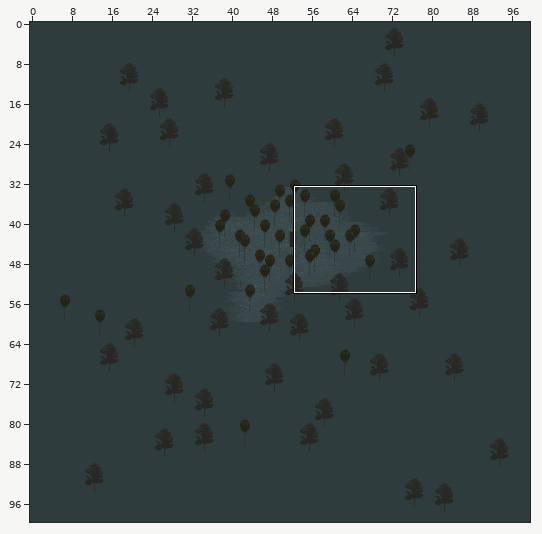
Tiled map -- src/regions/allorova.tmx. The picture above shows the old version from afar; the outline marks the close-up.
Close-up. First the earlier version:
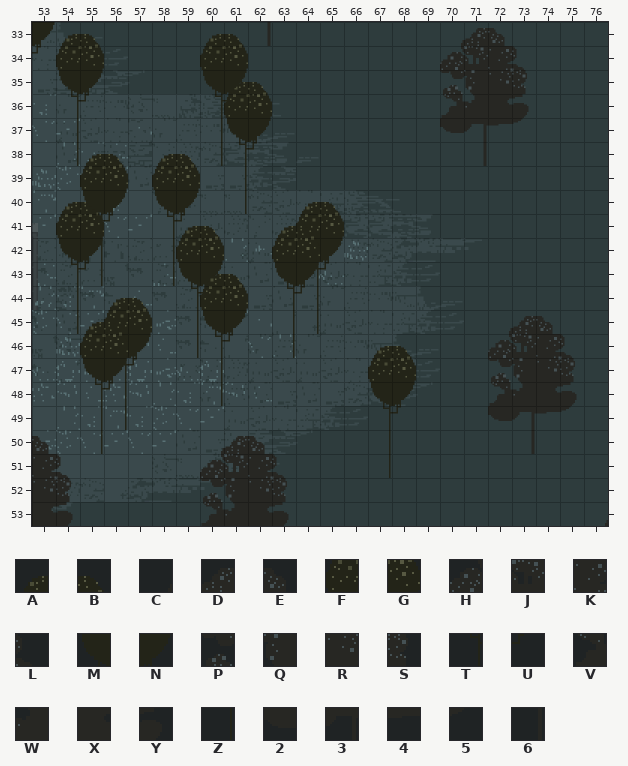
Cells are 32x32 px. Shown: x 53..76, y 33..53. The commit also changed other parts of the map, which this record leaves out.
Key: from "World": A 15, B 16, C 17, D 18, E 19, F 75, G 76, H 77, J 78, K 79, L 80, M 135, N 136, P 137, Q 138, R 139, S 140, T 195, U 196, V 197, W 198, X 199, Y 200, Z 255, 2 257, 3 258, 4 259, 5 260, 6 318.
_ is an empty cell.
Layers that did not change in this view are not listed.
Layer "Trees" before, first column x 53:
33 NAB_____________________
34 UFG_____________________
35 _MN_____AB______________
36 _TU_____FG______________
37 _Z______MN______________
38 _Z___AB_TU______________
39 _____FG_Z_______________
40 _AB__MN_Z__AB___________
41 _FG__TU____FG___________
42 _MN__Z_____MN___________
43 _TU__Z_____TU___________
44 _Z_AB______Z____________
45 _Z_FG______Z____________
46 ___MN___________________
47 ___TU___________________
48 ___Z____________________
49 ___Z____________________
50 ________________________
51 ________________________
Layer "Trees Nearer" before, first column x 56:
37 __________________
38 __________________
39 __________________
40 __________________
41 ___AB__AB_________
42 ___FG__FG_________
43 ___MN__MN_________
44 ___TU__TU_________
45 ___Z___Z__________
46 ___Z___Z___AB_____
47 ___________FG_____
48 ___________MN_____
49 ___________TU_____
50 ___________Z______
51 ___________Z______
52 __________________
53 __________________
Layer "Trees Farther" before, first column x 53:
33 _______AB_____
34 _______FG_____
35 _______MN_____
36 _______TU_____
37 _______Z______
38 __AB___Z______
39 __FG__________
40 __MN__________
41 __TU__________
42 __Z___________
43 __Z____AB_____
44 _______FG_____
45 __AB___MN_____
46 __FG___TU_____
47 __MN___Z______
48 __TU___Z______
49 __Z___________
50 __Z___________
51 ______________
52 ______________
Layer "Outer Trees" before, first column x 53:
33 _________6_______CDE____
34 _________________HJKL___
35 _________________PQRS___
36 _________________VWXY___
37 _________________2345___
38 __________________6_____
39 ________________________
40 ________________________
41 ________________________
42 ________________________
43 ________________________
44 ________________________
45 ___________________CDE__
46 ___________________HJKL_
47 ___________________PQRS_
48 ___________________VWXY_
49 ___________________2345_
50 E______CDE__________6___
51 KL_____HJKL_____________
52 RS_____PQRS_____________
53 XY_____VWXY____________C
And afterwards:
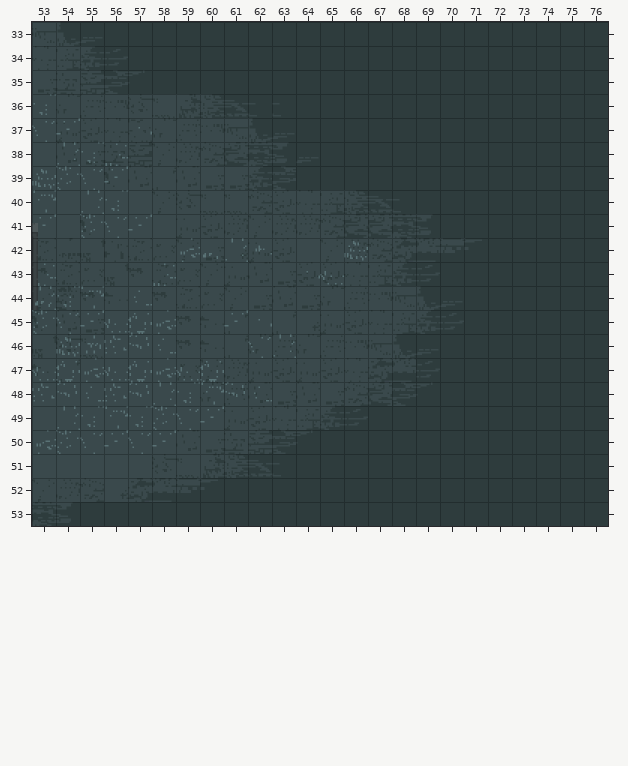
From old to new:
Changed rows in their new state; . is an unchanged cell.
Layer "Trees" (removed):
first column x 53:
33 ___..........
34 ___..........
35 .__.....__...
36 .__.....__...
37 ._......__...
38 ._...__.__...
39 .....__._....
40 .__..__._..__
41 .__..__....__
42 .__.._.....__
43 .__.._.....__
44 ._.__......_.
45 ._.__......_.
46 ...__........
47 ...__........
48 ..._.........
49 ..._.........
Layer "Trees Nearer" (removed):
first column x 59:
41 __..__....
42 __..__....
43 __..__....
44 __..__....
45 _..._.....
46 _..._...__
47 ........__
48 ........__
49 ........__
50 ........_.
51 ........_.
Layer "Trees Farther" (removed):
first column x 55:
33 .....__
34 .....__
35 .....__
36 .....__
37 ....._.
38 __..._.
39 __.....
40 __.....
41 __.....
42 _......
43 _....__
44 .....__
45 __...__
46 __...__
47 __..._.
48 __..._.
49 _......
50 _......
Layer "Outer Trees" (now hidden):
first column x 62:
33 _.......___.
34 ........____
35 ........____
36 ........____
37 ........____
38 ........._..
first column x 53:
45 ...................___..
46 ...................____.
47 ...................____.
48 ...................____.
49 ...................____.
50 _......___.........._...
51 __.....____.............
52 __.....____.............
53 __.....____............_
